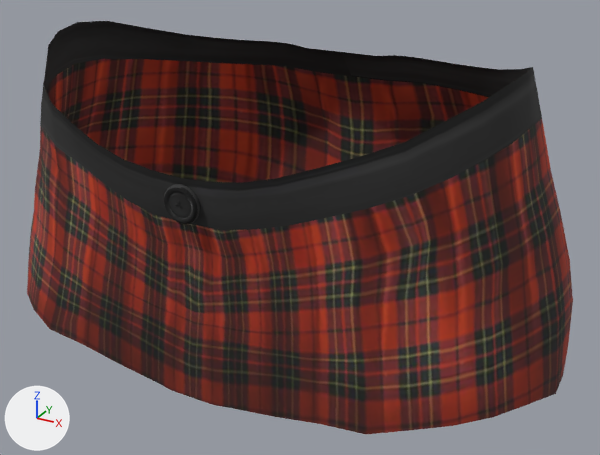
A saved change to the glTF model app/assets/humans/female/frankyaye_mini_skirt_01.glb.
Both versions are drawn from a 50 mm lens placed at (0.249, -0.454, 1.022), pointed at (0.019, -0.036, 0.813). The axes (+X, +Y, +Z) are drawn at lower left. The lights are the same throughout. The picture after the commit comes second. Vertices at exactly the same position are counted once.

Objects in the first picture: 'part_frankyaye_mini_skirt_01'.
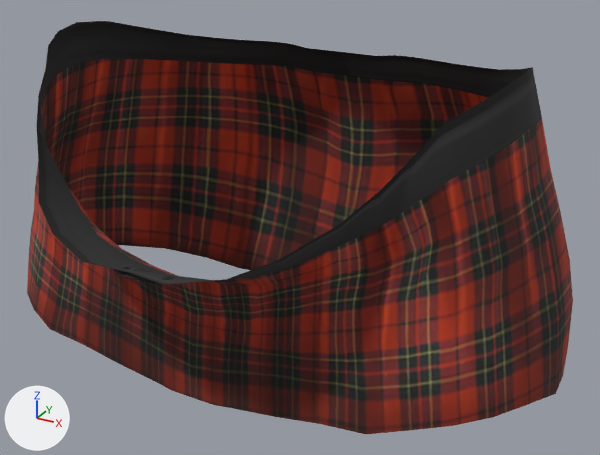
The newer file adds a shape key; the second version is drawn at full value of the shape key 'belly_big' of 'part_frankyaye_mini_skirt_01', and the change is written as the vertex moves it makes.

Where the change shows, as pixel boxes [x1, y1, x2, y2] in the pictures (600 x 455 px; the box of a moved part takes in the faces that stretch with it):
part 1 of me_mini_skirt_01, moved or reshaped
    before: [164, 184, 200, 224]
    after: [116, 267, 175, 285]
part 2 of me_mini_skirt_01, moved or reshaped (not visible afterwards)
    before: [169, 192, 192, 218]
part 3 of me_mini_skirt_01, moved or reshaped
    before: [40, 67, 452, 369]
    after: [37, 69, 452, 369]

The change in detail:
me_mini_skirt_01 is used by ob_part_frankyaye_mini_skirt_01; location (0.0, 0.0, 0.0).
me_mini_skirt_01 had 905 vertices, 1720 faces and spanned x -0.187..0.187, y -0.132..0.097, z 0.721..0.926.
me_mini_skirt_01 now has 905 vertices, 1720 faces and spans x -0.187..0.187, y -0.18..0.097, z 0.721..0.926.
me_mini_skirt_01 part 1: the loose piece of 576 vertices spanning x -0.011..0.011, y -0.132..-0.127, z 0.847..0.869 is multiplied about its middle by the matrix ((1.296, 0.0, 0.001), (0.001, 1.168, -1.141), (0.001, 0.062, 0.564)), then moved by (0.0, -0.032, -0.028).
me_mini_skirt_01 part 2: the loose piece of 9 vertices spanning x -0.01..0.01, y -0.131, z 0.849..0.868 is turned 62.9 degrees about the x axis through its middle and scaled by 1.33, then moved by (0.0, -0.033, -0.028).
me_mini_skirt_01 part 3: 57 of 905 vertices moved; they spanned x -0.121..0.121, y -0.13..-0.106, z 0.78..0.903 and now span x -0.123..0.123, y -0.18..-0.106, z 0.78..0.897; mean shift (0.0, -0.009, -0.012); largest move (-0.018, -0.13, 0.874) -> (-0.025, -0.18, 0.841).
Other edits to the shape of me_mini_skirt_01 do not show in these pictures.
